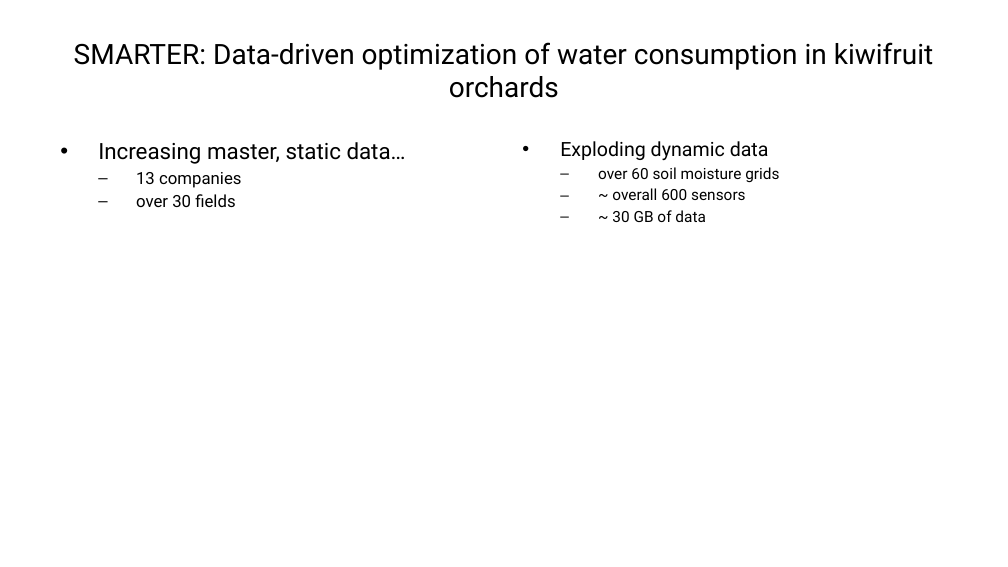
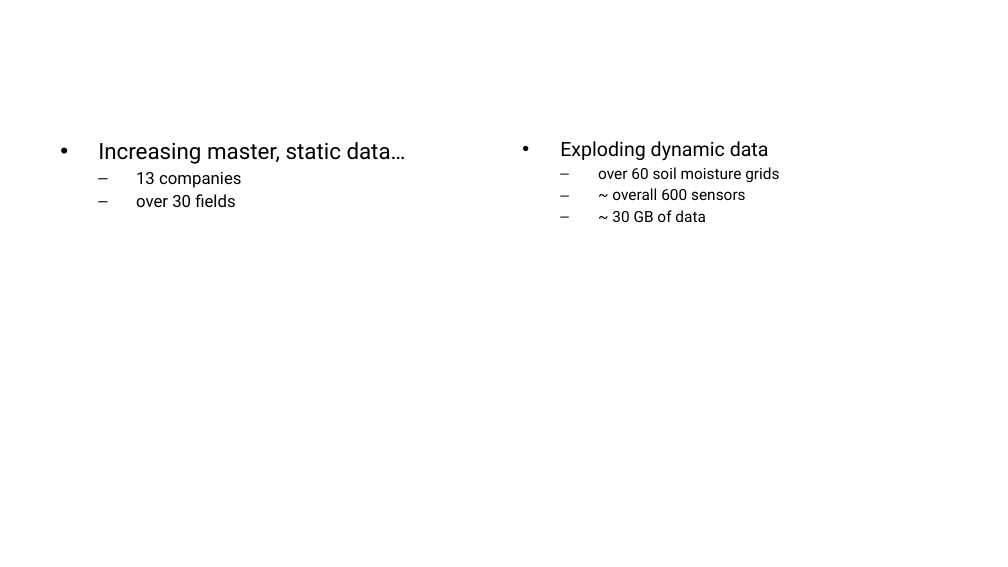
Before and after one commit to ManuelePasini/slides-markdown, a slide deck: slide 12 of 3rd_year_slides.pptx (slide 11 before the commit). Drawn at 1008x567 pixels with LibreOffice and Linux fonts; fonts in the diff are those of the drawing. Boxes give left, top, right and bottom in pixels: in the first picture for what was removed or moved away, otherwise in the second. Text is boxed around its words. In the diff, an @@ line names an element or a change of style, - is before the commit and + after.

```diff
--- a/3rd_year_slides.pptx
+++ b/3rd_year_slides.pptx
@@ title removed at [74, 42, 934, 98] @@
-SMARTER: Data-driven optimization of water consumption in kiwifruit orchards
```
Also in this commit, not shown: 17 other slides changed, 5 slides added, 1 slide removed, 4 other files.
